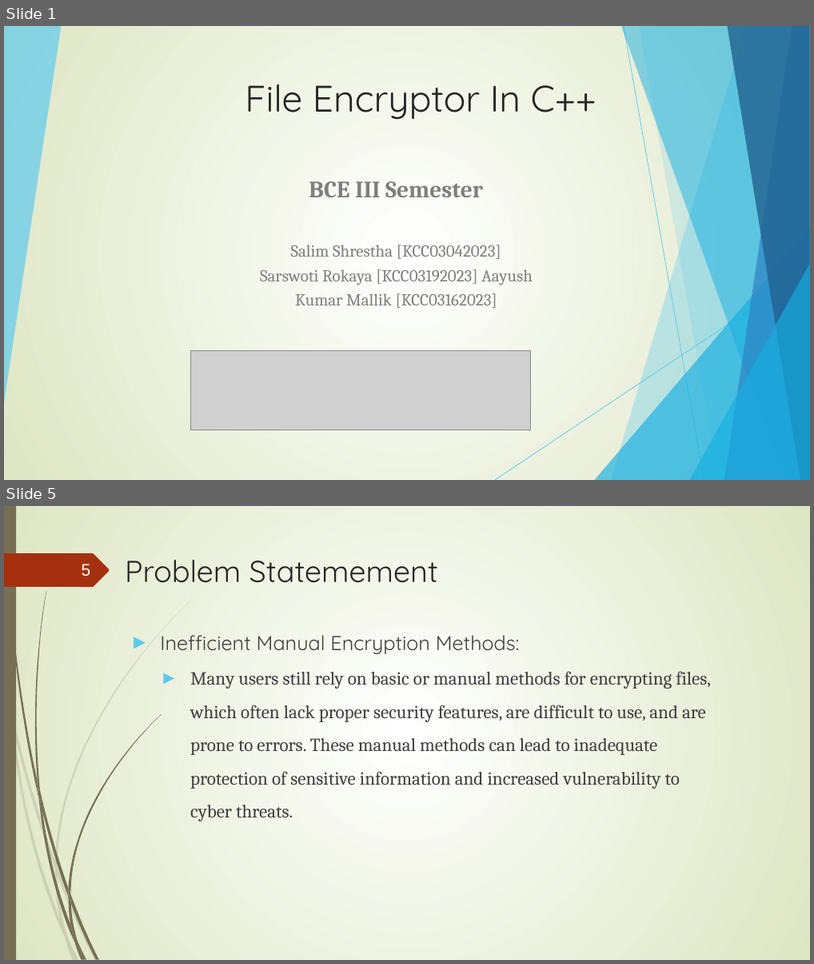
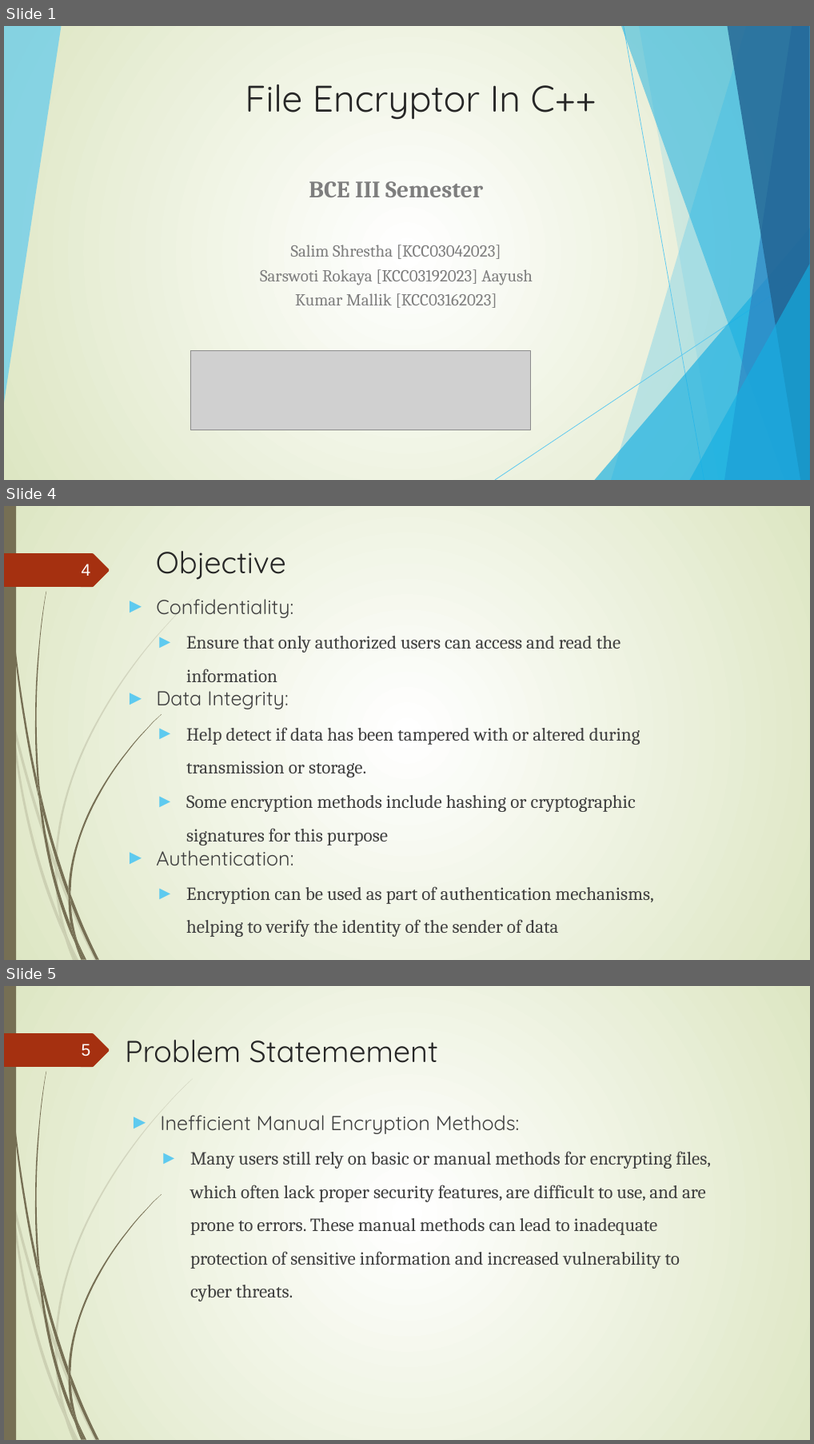
Before and after one commit to salimshre/Encryptor, a slide deck: Documentation/final -File Encryptor In C++.pptx. Shown one above the other, each under a label of ours: slides 1 and 5 before the commit, slides 1, 4 and 5 after it; the slides between them are not shown. The pictures are 814x964 and 814x1444 pixels, drawn with LibreOffice and Linux fonts; fonts in the diff are those of the drawing; grey boxes stand for pictures. Boxes give left, top, right and bottom in pixels: in the first picture for what was removed or moved away, otherwise in the second. Text is boxed around its words. In the diff, an @@ line names an element or a change of style, - is before the commit and + after.

```diff
--- a/Documentation/final -File Encryptor In C++.pptx
+++ b/Documentation/final -File Encryptor In C++.pptx
@@ slide 4 added at [4,506,810,960], background gradient #FFFFFF to #DDE6C3; not listed: 24 template elements that a slide beside it also shows @@
@@ title added at [156,551,286,580], 36 pt, text #262626 @@
+Objective
@@ page number added at [82,564,91,576], 20 pt, text #FEFFFF @@
+4
@@ text added at [156,599,654,936], 22 pt, text #3F3F3F @@
+► Confidentiality:
+  ► Ensure that only authorized users can access and read the information
+► Data Integrity:
+  ► Help detect if data has been tampered with or altered during transmission or storage.
+  ► Some encryption methods include hashing or cryptographic signatures for this purpose
+► Authentication:
+  ► Encryption can be used as part of authentication mechanisms, helping to verify the identity of the sender of data
```
Also in this commit, not shown: 2 other slides added, 3 slides removed, 4 other files.
